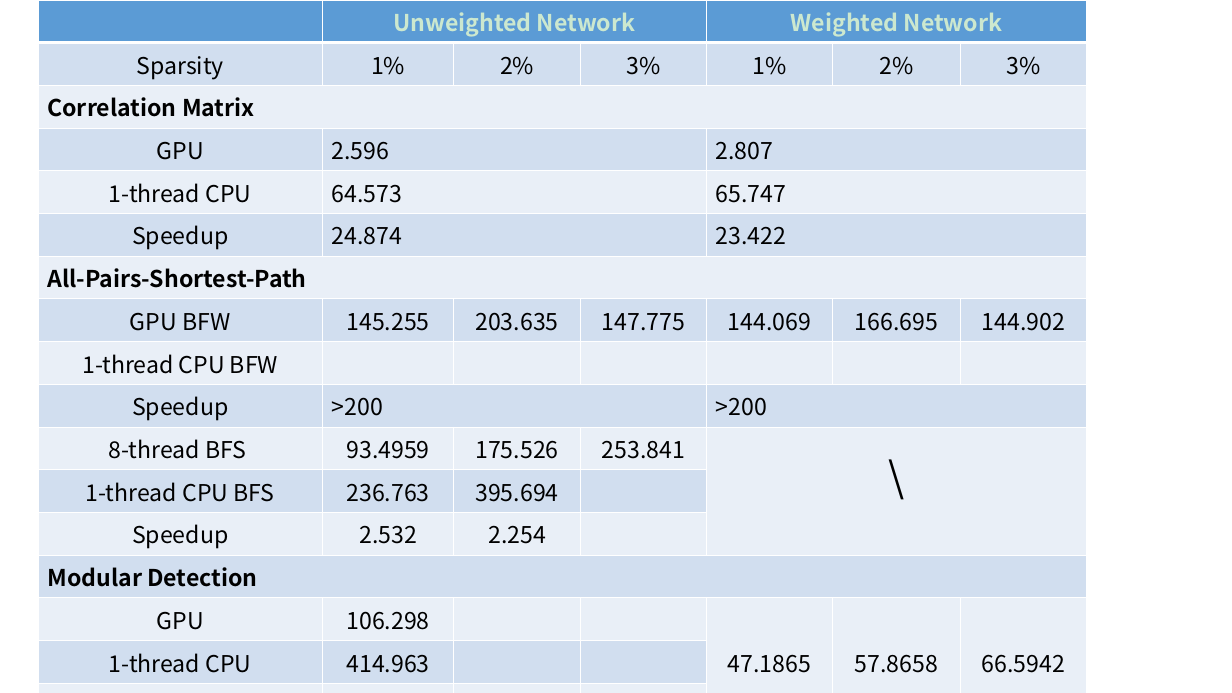
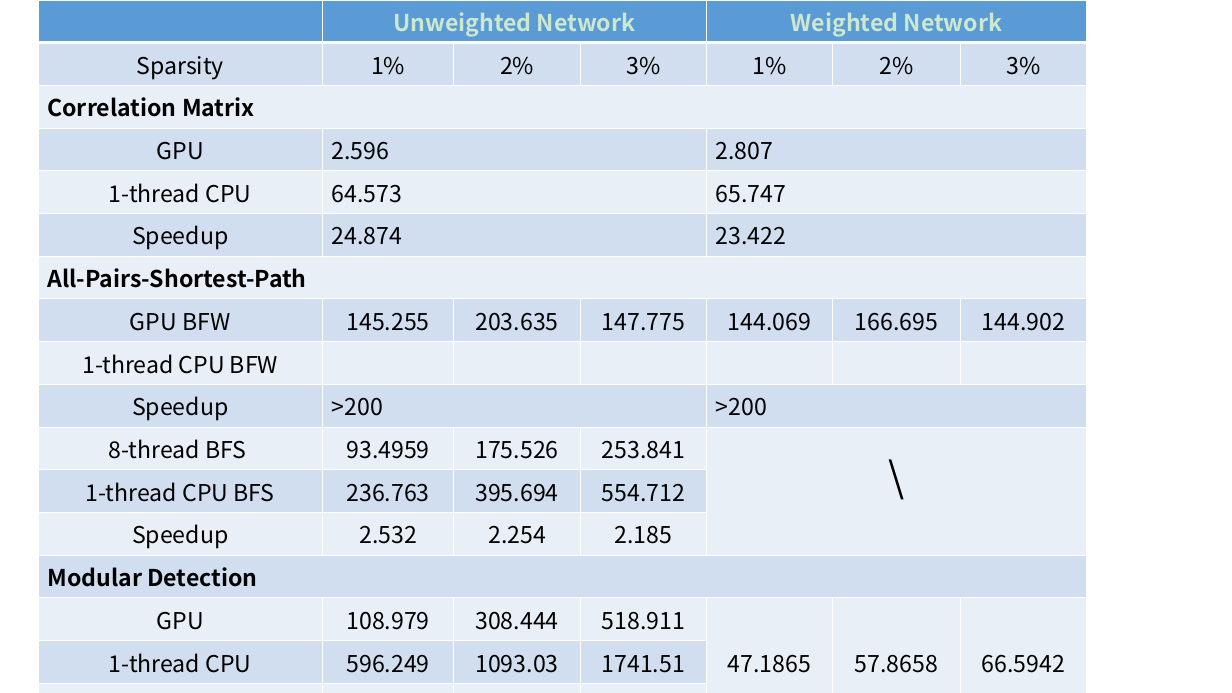
Before and after one commit to BNAadministrator3/poster, a slide deck: slide 4 of Fig.1.2.3.pptx. Drawn at 1232x693 pixels with LibreOffice and Linux fonts; fonts in the diff are those of the drawing. Boxes give left, top, right and bottom in pixels: in the first picture for what was removed or moved away, otherwise in the second. Text is boxed around its words. In the diff, an @@ line names an element or a change of style, - is before the commit and + after.

```diff
--- a/Fig.1.2.3.pptx
+++ b/Fig.1.2.3.pptx
@@ table at bbox=[38, 0, 1088, 693] @@
-row 12, column 4: 
+row 12, column 4: 554.712
-row 13, column 4: 
+row 13, column 4: 2.185
-row 15: GPU | 106.298 |  |  | 47.1865 | 57.8658 | 66.5942
+row 15: GPU | 108.979 | 308.444 | 518.911 | 47.1865 | 57.8658 | 66.5942
-row 16: 1-thread CPU | 414.963 |  |  |  |  | 
+row 16: 1-thread CPU | 596.249 | 1093.03 | 1741.51 |  |  | 
-row 17, column 3: 
+row 17, column 3: 3.544
-row 17, column 4: 
+row 17, column 4: 3.356
-row 19: GPU |  |  |  | \ |  | 
+row 19: GPU | 266.067 | 553.251 | 781.897 | \ |  | 
-row 20, column 3: 
+row 20, column 3: 1548.132
-row 21, column 3: 
+row 21, column 3: 2.798
```
Also in this commit, not shown: 1 slide added, 1 slide removed, 2 other files.
